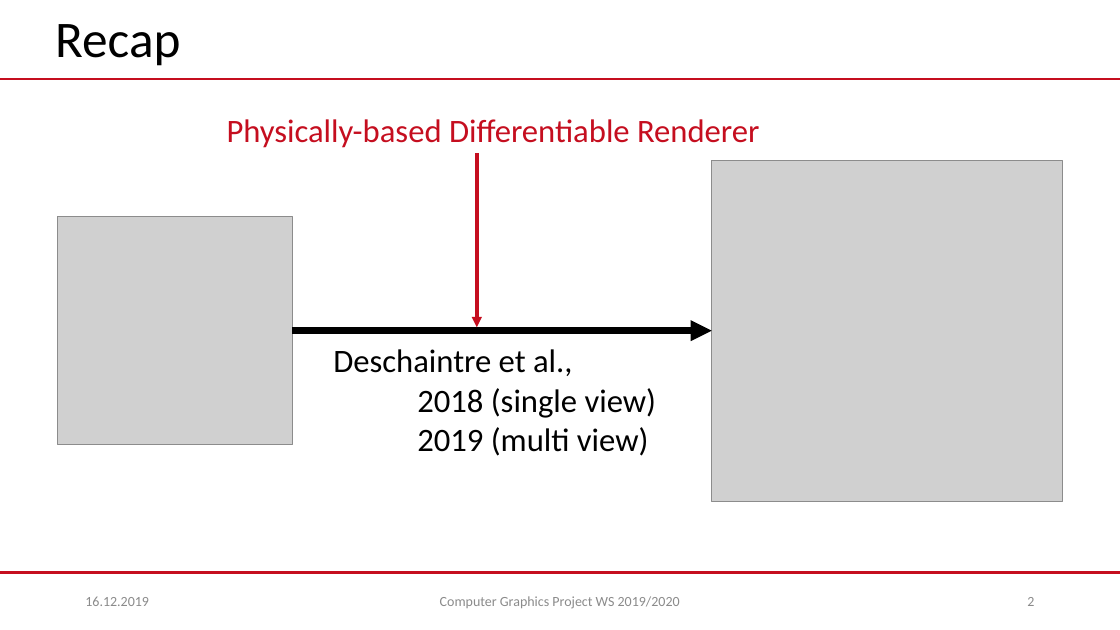
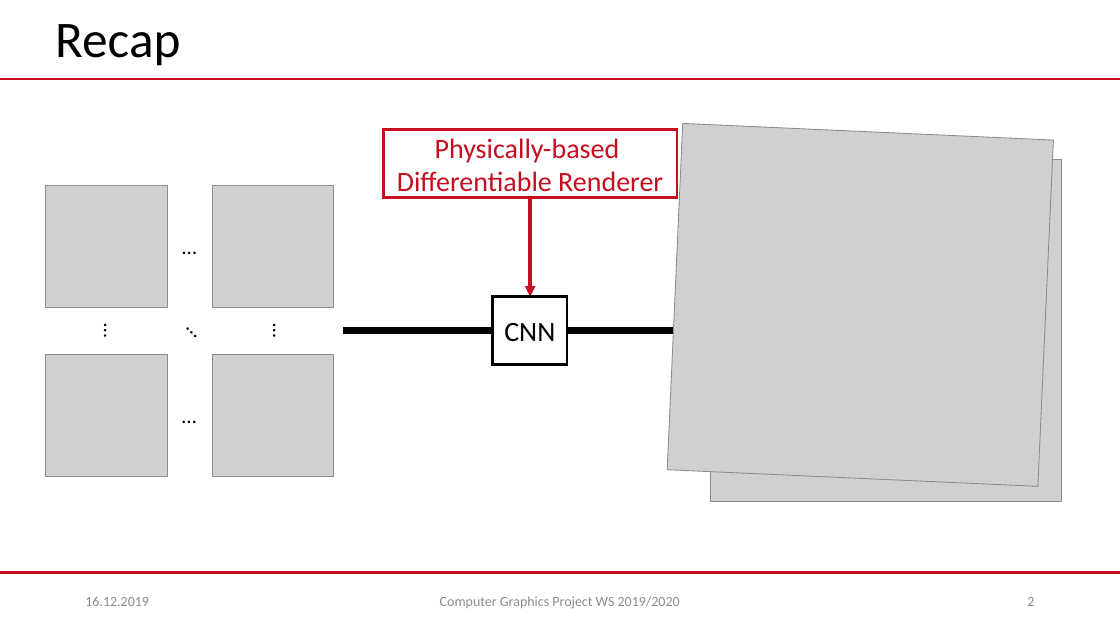
Before and after one commit to mworchel/svbrdf-estimation, a slide deck: slide 2 of presentations/intermediate/intermediate.pptx. Drawn at 1120x630 pixels with LibreOffice and Linux fonts; fonts in the diff are those of the drawing; grey boxes stand for pictures; background and template pictures are left out. Boxes give left, top, right and bottom in pixels: in the first picture for what was removed or moved away, otherwise in the second. Text is boxed around its words. In the diff, an @@ line names an element or a change of style, - is before the commit and + after.

```diff
--- a/presentations/intermediate/intermediate.pptx
+++ b/presentations/intermediate/intermediate.pptx
@@ rectangle "Physically-based": place and size @@
-rectangle "Physically-based" at [227, 119, 759, 148]
+rectangle "Physically-based" at [383, 129, 677, 197]
@@ rectangle "Physically-based" at [383, 129, 677, 197]: vertical alignment top to middle; outline none to #C50E1F 2.25 pt @@
@@ text in rectangle at [397, 138, 663, 198]: text changed; size 28 to 24 pt @@
-Physically-based Differentiable Renderer
+Physically-based
+Differentiable Renderer
@@ picture added at [667, 123, 1054, 487] @@
@@ picture added at [45, 186, 167, 308] @@
@@ picture added at [213, 186, 334, 308] @@
@@ arrow moved from (477, 154) - (477, 328) to (530, 197) - (530, 297) @@
@@ picture removed at [58, 217, 292, 445] @@
@@ text added at [174, 229, 206, 263], 18 pt, text #000000 @@
+…
@@ rectangle added at [492, 297, 567, 365], fill #FFFFFF, outline #000000 2.25 pt, 24 pt, text #000000 @@
+CNN
@@ text added at [96, 315, 129, 347], 18 pt, text #000000 @@
+…
@@ text added at [174, 305, 221, 351], 18 pt, text #000000 @@
+…
@@ text added at [265, 315, 298, 347], 18 pt, text #000000 @@
+…
@@ picture added at [45, 355, 167, 476] @@
@@ picture added at [213, 355, 334, 476] @@
@@ text removed at [333, 349, 657, 456] @@
-Deschaintre et al.,
-2018 (single view)
-2019 (multi view)
@@ arrow moved from (292, 331) - (712, 331) to (343, 331) - (712, 331) @@
@@ text added at [174, 399, 206, 433], 18 pt, text #000000 @@
+…
```
Also in this commit, not shown: 2 other slides changed, 1 slide added, 5 other files.
